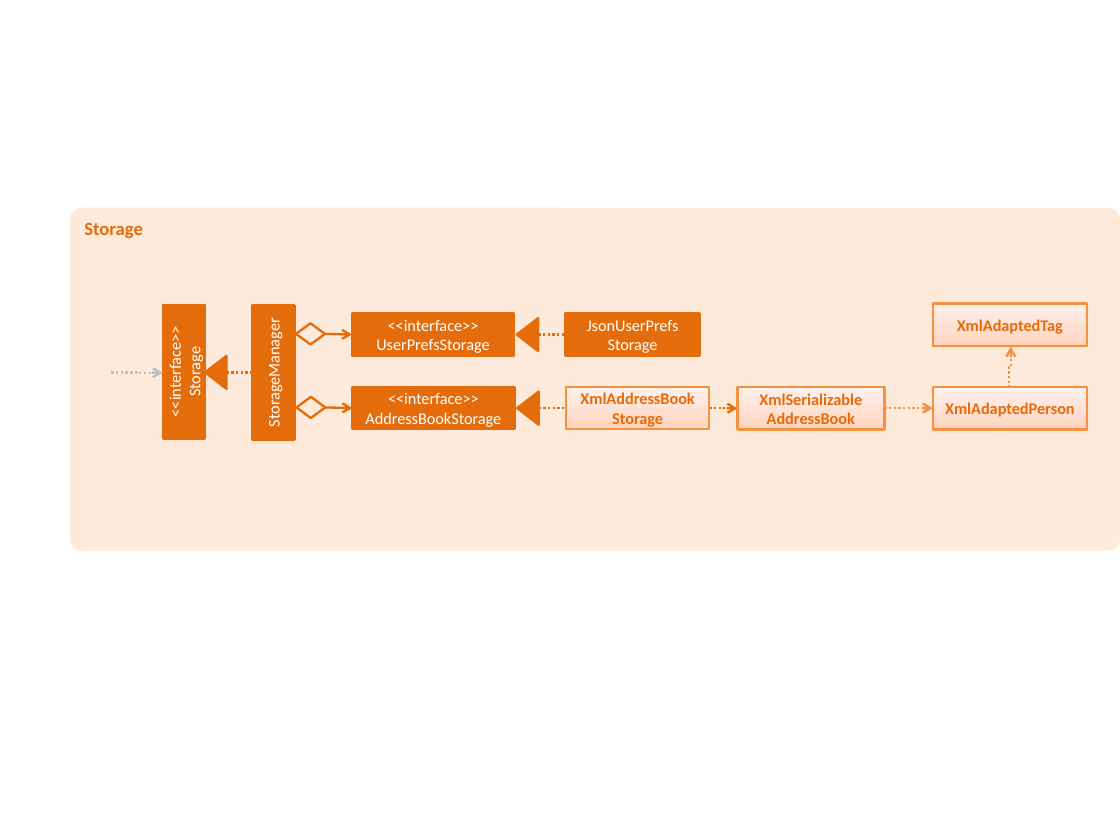
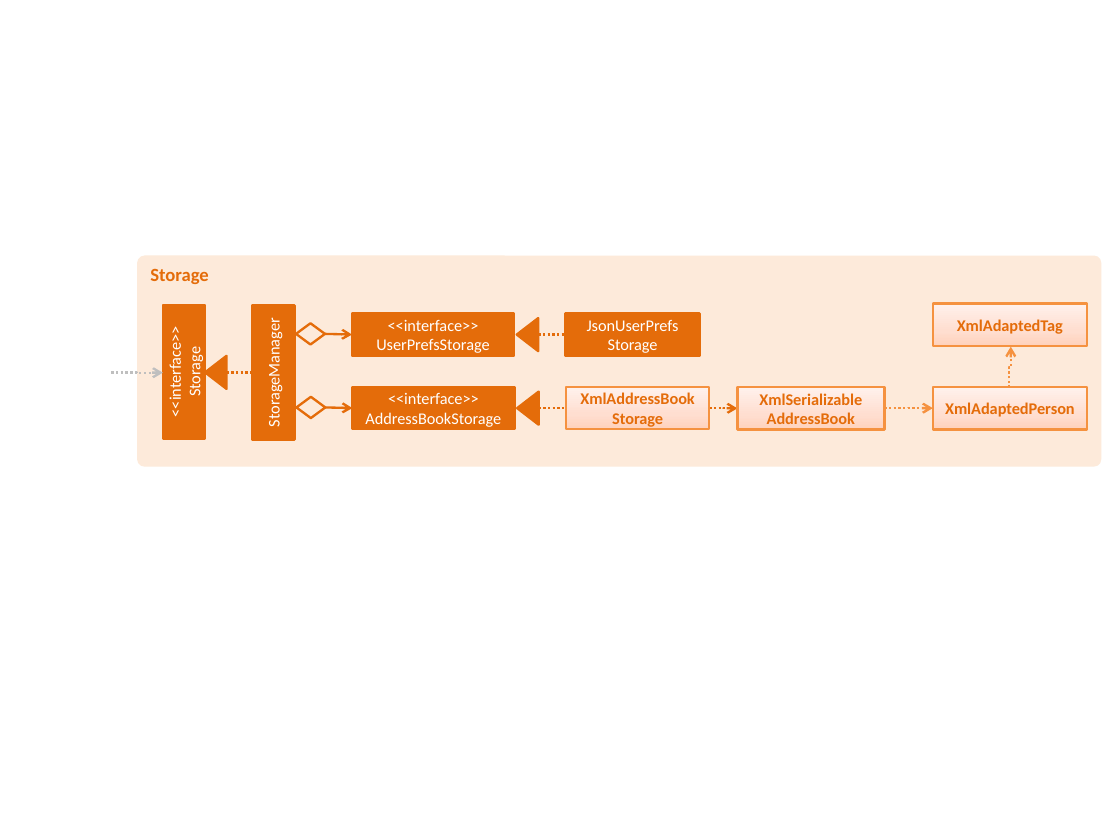
Before and after one commit to tiny767/main, a slide deck: slide 1 of docs/diagrams/StorageComponentClassDiagram.pptx. Drawn at 1120x840 pixels with LibreOffice and Linux fonts; fonts in the diff are those of the drawing. Boxes give left, top, right and bottom in pixels: in the first picture for what was removed or moved away, otherwise in the second. Text is boxed around its words. In the diff, an @@ line names an element or a change of style, - is before the commit and + after.

Commit message:
fix diagram

```diff
--- a/docs/diagrams/StorageComponentClassDiagram.pptx
+++ b/docs/diagrams/StorageComponentClassDiagram.pptx
@@ rounded rectangle "Storage": place and size @@
-rounded rectangle "Storage" at [69, 208, 1120, 551]
+rounded rectangle "Storage" at [137, 255, 1101, 466]
```
